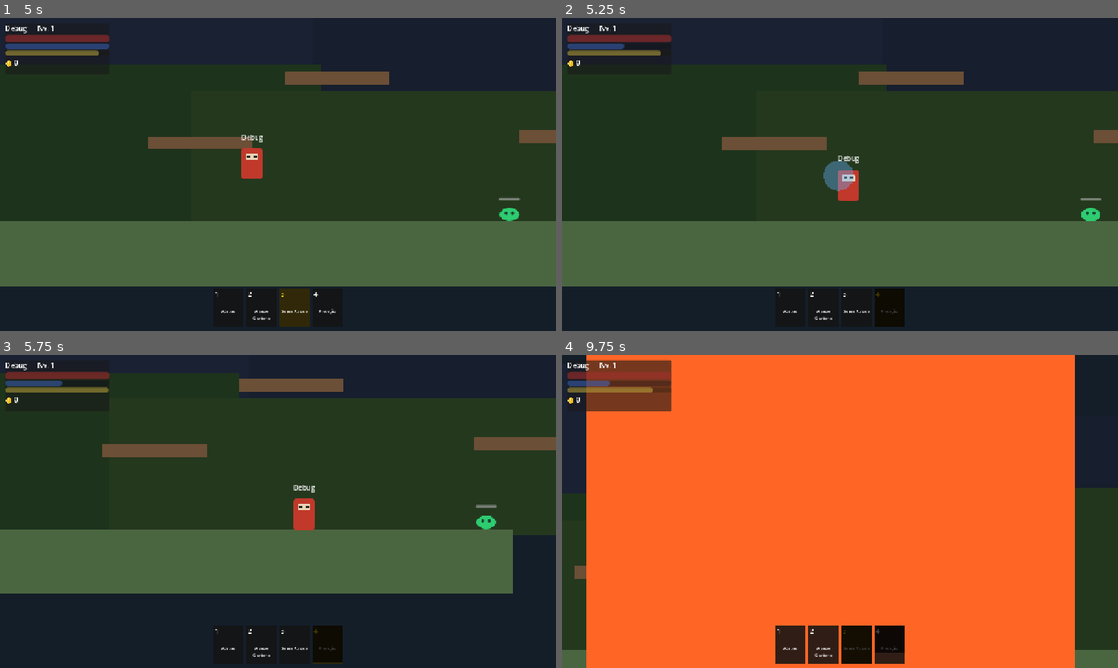
Above: before the commit, frames 1-4 (two rows, left to right).
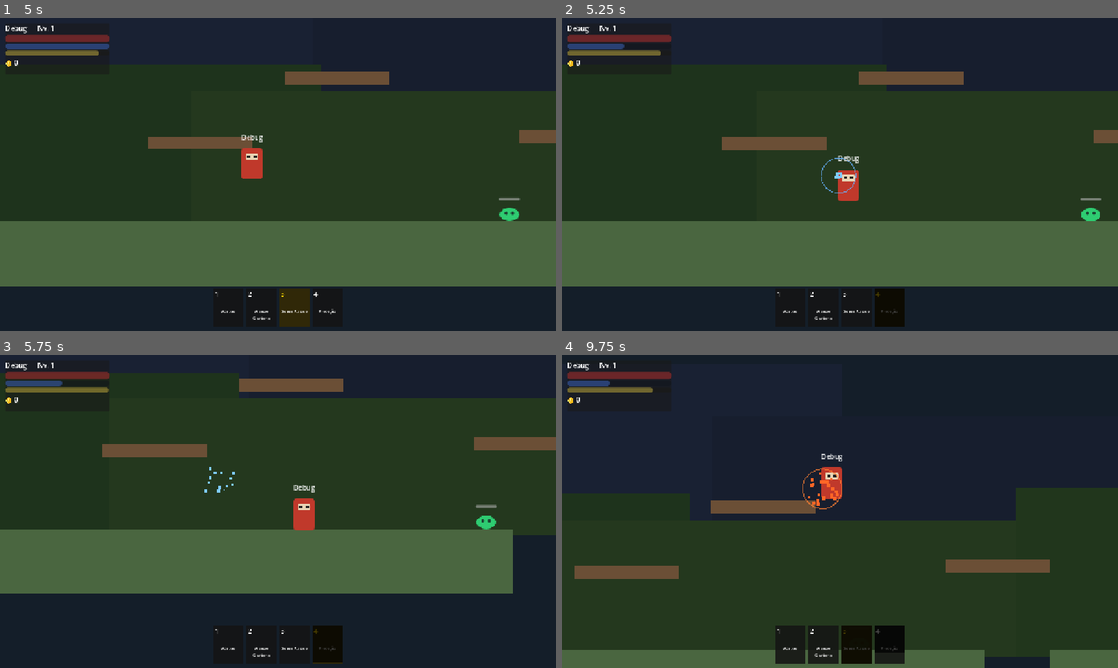
Above: after the commit, the same moments.

Repository: dalaveck/gamePlataform
Game: Godot game, scene res://scenes/maps/Map01.tscn
Two runs of this game, one before a commit and one after it. Both use one fixed random seed, a clock stepped at 60 frames per second and the inputs below. This scene is started directly instead of the project's main scene.
Inputs (mouse positions are in pixels of both pictures, inside the frame that each line leads up to):
- Up to frame 1 (5 s): move the mouse to (400, 158) at 0.52 s; hold D (move_right) 0.53-2.03 s; tap Z (attack) at 0.6 s; click (400, 158) at 0.67 s; tap Space (jump) at 0.77, 1.07, 1.52, 1.82, 3.02, 3.32, 3.77, 4.07, 4.52, 4.82 s; move the mouse to (166, 190) at 1.27 s; tap Ctrl (dash) at 1.35 s; move the mouse to (333, 105) at 2.02 s; hold A (move_left) 2.03-2.78 s; hold Shift (run) 2.03-2.78 s; move the mouse to (250, 237) at 2.77 s; hold D (move_right) 2.78-4.28 s; tap 1 at 2.85 s; click (250, 237) at 2.92 s; move the mouse to (444, 221) at 3.52 s; hold 2 3.53-4.28 s; move the mouse to (111, 127) at 4.27 s; hold A (move_left) from 4.28 s (still down); tap 3 at 4.35 s
- Up to frame 2 (5.25 s): move the mouse to (867, 174) at 5.02 s; release A (move_left) at 5.03 s; hold D (move_right) from 5.03 s (still down); hold 4 from 5.03 s (still down); click (867, 174) at 5.17 s
- Up to frame 3 (5.75 s): keep holding D (move_right); keep holding 4
- Up to frame 4 (9.75 s): move the mouse to (756, 433) at 5.77 s; release D (move_right) at 5.78 s; release 4 at 5.78 s; hold A (move_left) 5.78-7.28 s; tap Z (attack) at 5.85 s; tap Space (jump) at 6.02, 6.32, 6.77, 7.07, 7.52, 7.82, 9.02, 9.32 s; move the mouse to (962, 495) at 6.52 s; tap Ctrl (dash) at 6.6 s; move the mouse to (728, 527) at 7.27 s; hold D (move_right) 7.28-9.53 s; tap Shift (run) at 7.35 s; click (728, 527) at 7.42 s; move the mouse to (895, 442) at 8.02 s; hold 1 8.03-8.78 s; move the mouse to (812, 574) at 8.77 s; tap 2 at 8.85 s; move the mouse to (1006, 558) at 9.52 s; hold A (move_left) from 9.53 s (still down); hold 3 from 9.53 s (still down); click (1006, 558) at 9.67 s

Frame 1 is identical in both runs. In frame 2, 0.5% of the frame differs, in the area x 46-53%, y 44-56%; in frame 3, less than 0.1%; in frame 4, 86%, in the area x 4-93%, y 0-100%.

Commit message:
fix: corrige VFX (quadrado gigante) e suaviza efeito de morte
- Bug: chamadas de _burst passavam a gravidade na posição de psize (tamanho
  da partícula), gerando partículas de ~400-780px (o "quadrado gigante branco").
  Agora psize é pequeno (2.4-3.4px) e a gravidade vai no 7º argumento
- Anéis de choque agora são contornos (Line2D fechado) que expandem e somem,
  em vez de discos preenchidos — visual mais limpo
- Partículas com damping para faíscas que desaceleram naturalmente
- Efeito de morte: removido o burst/anel; agora o personagem (jogador e
  inimigo) clareia ligeiramente e some suavemente antes de desaparecer

https://claude.ai/code/session_01Q1uwAD8oSrhS8AHp2BL2Ts

Diff:
--- a/scripts/autoloads/VFX.gd
+++ b/scripts/autoloads/VFX.gd
@@ -1,7 +1,7 @@
 extends Node
 
 ## Efeitos visuais procedurais (sem assets externos).
-## Gera partículas, anéis de choque e números flutuantes no current_scene.
+## Faíscas (partículas pequenas), anéis de choque (contorno) e números flutuantes.
 ## Chamado em pontos de dano/cura e nos ataques especiais dos personagens.
 
 func _scene() -> Node:
@@ -9,13 +9,13 @@
 
 # ─── Feedback de combate ───────────────────────────────────
 func hit(pos: Vector2, color: Color = Color(1.0, 0.45, 0.35)) -> void:
-	_burst(pos, color, 12, 170.0, 0.4, 2.6)
+	_burst(pos, color, 12, 160.0, 0.4, 2.4, 220.0)
 
 func damage_number(pos: Vector2, amount: int, color: Color = Color(1.0, 0.6, 0.4)) -> void:
 	floating_text(pos, str(amount), color)
 
 func heal(pos: Vector2, amount: int = 0) -> void:
-	_burst(pos, Color(0.4, 1.0, 0.55), 14, 80.0, 0.7, -40.0)
+	_burst(pos, Color(0.45, 1.0, 0.6), 14, 70.0, 0.7, 2.6, -40.0)
 	_ring(pos, Color(0.5, 1.0, 0.6), 28.0, 0.45)
 	if amount > 0:
 		floating_text(pos, "+%d" % amount, Color(0.55, 1.0, 0.65))
@@ -24,37 +24,37 @@
 func special(pos: Vector2, kind: String) -> void:
 	match kind:
 		"spin":            # giratório do guerreiro
-			_ring(pos, Color(1.0, 0.9, 0.4), 96.0, 0.35)
-			_burst(pos, Color(1.0, 0.85, 0.3), 18, 220.0, 0.4, 200.0)
+			_ring(pos, Color(1.0, 0.9, 0.4), 90.0, 0.4)
+			_burst(pos, Color(1.0, 0.85, 0.3), 20, 230.0, 0.45, 3.0, 200.0)
 		"power":           # super ataque do guerreiro
-			_burst(pos, Color(1.0, 0.4, 0.15), 22, 280.0, 0.45, 250.0)
-			_ring(pos, Color(1.0, 0.5, 0.2), 50.0, 0.3)
+			_ring(pos, Color(1.0, 0.5, 0.2), 55.0, 0.32)
+			_burst(pos, Color(1.0, 0.4, 0.15), 22, 300.0, 0.45, 3.2, 260.0)
 		"protect":         # buff de proteção
-			_ring(pos, Color(0.4, 0.7, 1.0), 60.0, 0.5)
-			_burst(pos, Color(0.5, 0.8, 1.0), 14, 90.0, 0.6, -30.0)
+			_ring(pos, Color(0.4, 0.7, 1.0), 58.0, 0.5)
+			_burst(pos, Color(0.5, 0.8, 1.0), 14, 70.0, 0.6, 2.6, -20.0)
 		"heal_cast":       # conjuração da cura maior
-			_ring(pos, Color(0.5, 1.0, 0.6), 80.0, 0.5)
-			_burst(pos, Color(0.6, 1.0, 0.7), 18, 110.0, 0.7, -60.0)
+			_ring(pos, Color(0.5, 1.0, 0.6), 78.0, 0.5)
+			_burst(pos, Color(0.6, 1.0, 0.7), 16, 95.0, 0.7, 2.6, -50.0)
 		"fireball":        # bola de fogo
-			_burst(pos, Color(1.0, 0.3, 0.05), 16, 130.0, 0.4, 120.0)
+			_ring(pos, Color(1.0, 0.4, 0.1), 22.0, 0.3)
+			_burst(pos, Color(1.0, 0.35, 0.05), 16, 120.0, 0.4, 3.0, 100.0)
 		"curse":           # maldição imperdoável
-			_burst(pos, Color(0.6, 0.1, 0.9), 16, 120.0, 0.5, 60.0)
-			_ring(pos, Color(0.55, 0.0, 0.9), 26.0, 0.4)
+			_ring(pos, Color(0.55, 0.0, 0.9), 24.0, 0.4)
+			_burst(pos, Color(0.6, 0.1, 0.9), 16, 110.0, 0.5, 3.0, 40.0)
 		"multishot":       # flechas múltiplas
-			_burst(pos, Color(1.0, 0.95, 0.5), 10, 140.0, 0.3, 150.0)
+			_burst(pos, Color(1.0, 0.95, 0.5), 10, 130.0, 0.3, 2.4, 120.0)
 		"penetrate":       # flecha avassaladora
-			_burst(pos, Color(0.4, 0.9, 1.0), 12, 160.0, 0.35, 100.0)
+			_burst(pos, Color(0.4, 0.9, 1.0), 12, 150.0, 0.35, 2.6, 80.0)
 		"explosion":       # impacto da flecha explosiva
-			_burst(pos, Color(1.0, 0.55, 0.1), 24, 260.0, 0.5, 220.0)
-			_ring(pos, Color(1.0, 0.6, 0.15), 70.0, 0.35)
-		"death":           # inimigo derrotado
-			_burst(pos, Color(0.85, 0.85, 0.9), 18, 200.0, 0.5, 260.0)
-			_ring(pos, Color(0.9, 0.9, 0.95), 34.0, 0.4)
+			_ring(pos, Color(1.0, 0.6, 0.15), 66.0, 0.35)
+			_burst(pos, Color(1.0, 0.55, 0.1), 24, 260.0, 0.5, 3.4, 220.0)
 		_:
-			_burst(pos, Color.WHITE, 12, 150.0, 0.4, 200.0)
+			_burst(pos, Color.WHITE, 12, 150.0, 0.4, 2.6, 200.0)
 
 # ─── Primitivas ────────────────────────────────────────────
-func _burst(pos: Vector2, color: Color, amount: int, vmax: float, life: float, psize: float, grav: float = 260.0) -> void:
+## psize = tamanho da partícula (px); grav = gravidade vertical (px/s²,
+## negativo sobe). Partículas pequenas que decaem rápido (faíscas).
+func _burst(pos: Vector2, color: Color, amount: int, vmax: float, life: float, psize: float, grav: float = 200.0) -> void:
 	var s := _scene()
 	if s == null:
 		return
@@ -69,30 +69,35 @@
 	p.initial_velocity_min  = vmax * 0.4
 	p.initial_velocity_max  = vmax
 	p.gravity               = Vector2(0.0, grav)
-	p.scale_amount_min      = psize * 1.6
-	p.scale_amount_max      = psize * 3.0
+	p.scale_amount_min      = psize
+	p.scale_amount_max      = psize * 1.7
+	p.damping_min           = 40.0
+	p.damping_max           = 80.0
 	p.color                 = color
 	p.z_index               = 50
 	s.add_child(p)
 	p.global_position = pos
 	p.finished.connect(p.queue_free)
 
+## Anel de choque: contorno circular que expande e some (Line2D).
 func _ring(pos: Vector2, color: Color, radius: float, duration: float = 0.4) -> void:
 	var s := _scene()
 	if s == null:
 		return
-	var poly := Polygon2D.new()
-	poly.polygon  = _circle_points(radius, 24)
-	poly.color    = Color(color.r, color.g, color.b, 0.45)
-	poly.z_index  = 49
-	s.add_child(poly)
-	poly.global_position = pos
-	poly.scale = Vector2(0.2, 0.2)
-	var tw := poly.create_tween()
+	var line := Line2D.new()
+	line.points        = _circle_points(radius, 32)
+	line.closed        = true
+	line.width         = 3.0
+	line.default_color = Color(color.r, color.g, color.b, 0.85)
+	line.z_index       = 49
+	s.add_child(line)
+	line.global_position = pos
+	line.scale = Vector2(0.3, 0.3)
+	var tw := line.create_tween()
 	tw.set_parallel(true)
-	tw.tween_property(poly, "scale", Vector2(1.6, 1.6), duration)
-	tw.tween_property(poly, "modulate:a", 0.0, duration)
-	tw.chain().tween_callback(poly.queue_free)
+	tw.tween_property(line, "scale", Vector2(1.5, 1.5), duration)
+	tw.tween_property(line, "modulate:a", 0.0, duration)
+	tw.chain().tween_callback(line.queue_free)
 
 func floating_text(pos: Vector2, text: String, color: Color) -> void:
 	var s := _scene()
--- a/scripts/characters/BaseCharacter.gd
+++ b/scripts/characters/BaseCharacter.gd
@@ -231,5 +231,8 @@
 	EventBus.player_died.emit(peer_id)
 	set_physics_process(false)
 	hurtbox.set_deferred("monitoring", false)
-	if animation:
-		animation.play("die")
+	# Clareia ligeiramente antes de cair e fica esmaecido (derrotado)
+	if sprite:
+		var tw := create_tween()
+		tw.tween_property(sprite, "modulate", Color(1.9, 1.9, 1.9, 1.0), 0.15)
+		tw.tween_property(sprite, "modulate", Color(1.5, 1.5, 1.5, 0.35), 0.4)
--- a/scripts/enemies/BaseEnemy.gd
+++ b/scripts/enemies/BaseEnemy.gd
@@ -221,12 +221,14 @@
 	current_state = EnemyState.DEAD
 	current_hp    = 0
 	velocity      = Vector2.ZERO
-	VFX.special(global_position, "death")
 	xp_component.distribute_rewards(killer_peer_id)
 	EventBus.enemy_killed.emit(enemy_data, killer_peer_id)
-	if animation:
-		animation.play("die")
-		await animation.animation_finished
+	# Clareia ligeiramente e some suavemente antes de desaparecer
+	if sprite:
+		var tw := create_tween()
+		tw.tween_property(sprite, "modulate", Color(1.9, 1.9, 1.9, 1.0), 0.12)
+		tw.tween_property(sprite, "modulate", Color(1.9, 1.9, 1.9, 0.0), 0.32)
+		await tw.finished
 	queue_free()
 
 func _update_health_bar() -> void:
